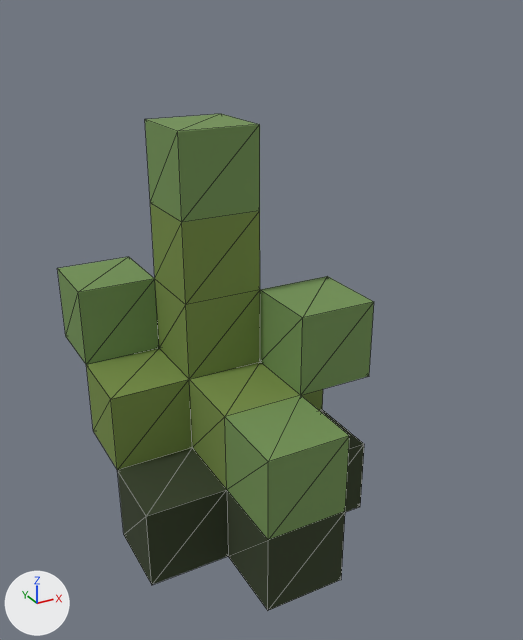
One commit to the glTF model assets/environment/dressing_pack/grass_tuft_tall_01/output/model.glb: the scene before it, then after it.
Before and after are seen from a 50 mm lens placed at (-0.353, -0.687, 0.627), pointed at (0.017, -0.014, 0.291). Lighting does not change. The marker at lower left points along +X, +Y and +Z. The first picture is the older version. Mesh edges are drawn as thin lines. Vertices at exactly the same position are counted once.

Script lines for the objects in view, before the commit:
```python
me_grass_tuft_tall_01_mesh = bpy.data.meshes.new('grass_tuft_tall_01_mesh')
me_grass_tuft_tall_01_mesh.from_pydata(...)  # 62 vertices, 132 faces; spans x -0.15..0.15, y -0.15..0.25, z 0.0..0.5
me_grass_tuft_tall_01_mesh.materials.append(mat_mat_dressing_atlas)
ob_grass_tuft_tall_01 = bpy.data.objects.new('grass_tuft_tall_01', me_grass_tuft_tall_01_mesh)
ob_grass_tuft_tall_01.location = (0.0, 0.0, 0.0)
```
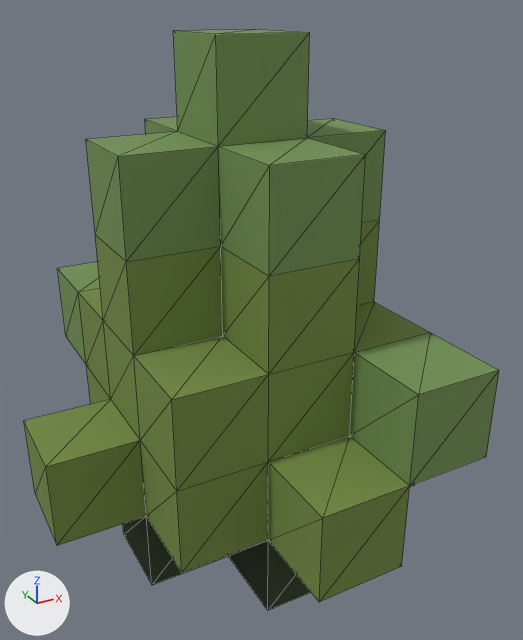
Where the change shows, as pixel boxes (x1, y1, x2, y2) in the pictures (523 x 640 px):
'grass_tuft_tall_01', reshaped (50% wider, 17% taller)
    before: (57, 114, 374, 610)
    after: (24, 29, 499, 610)
part 1 of me_grass_tuft_tall_01_mesh, built on
    before: (78, 125, 374, 540)
    after: (24, 29, 499, 602)

Patch to the scene script:
```diff
--- a/assets/environment/dressing_pack/grass_tuft_tall_01/output/model.glb.py
+++ b/assets/environment/dressing_pack/grass_tuft_tall_01/output/model.glb.py
@@ me_grass_tuft_tall_01_mesh @@
 # used by ob_grass_tuft_tall_01; location = (0.0, 0.0, 0.0)
-me_grass_tuft_tall_01_mesh.from_pydata(...)  # 62 vertices, 132 faces; spans x -0.15..0.15, y -0.15..0.25, z 0.0..0.5
+me_grass_tuft_tall_01_mesh.from_pydata(...)  # 106 vertices, 212 faces; spans x -0.25..0.25, y -0.25..0.25, z 0.0..0.6
+# me_grass_tuft_tall_01_mesh part 1
+# 4 vertices are removed from x -0.05..0.05, y -0.05..0.05, z 0.2
+# 48 faces are deleted
+# 4 vertices are added at (-0.15, -0.05, 0.4), (-0.05, -0.05, 0.4), (0.05, -0.15, 0.5), (-0.05, -0.15, 0.5)
+# 13 new vertices lie (0.0, -0.1, 0.0) away from vertices in x -0.15..0.15, y -0.15..0.15, z 0.1..0.5
+# 14 new vertices lie (0.0, 0.0, 0.1) away from vertices in x -0.15..0.15, y -0.25..0.15, z 0.1..0.5
+# 9 new vertices lie (0.1, 0.0, 0.0) away from vertices in x -0.15..0.15, y -0.25..0.05, z 0.1..0.5
+# 8 new vertices lie (-0.1, 0.0, 0.0) away from vertices in x -0.15..0.05, y -0.15..0.05, z 0.1..0.5
+# 128 new faces join them
 me_grass_tuft_tall_01_mesh.materials.append(mat_mat_dressing_atlas)
```
